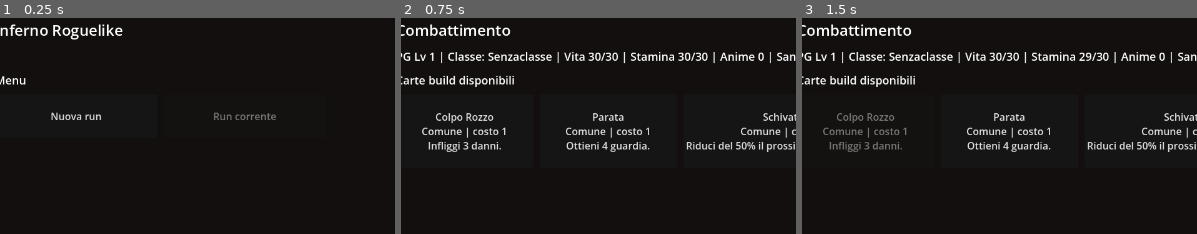
Above: before the commit, frames 1-3 (left to right).
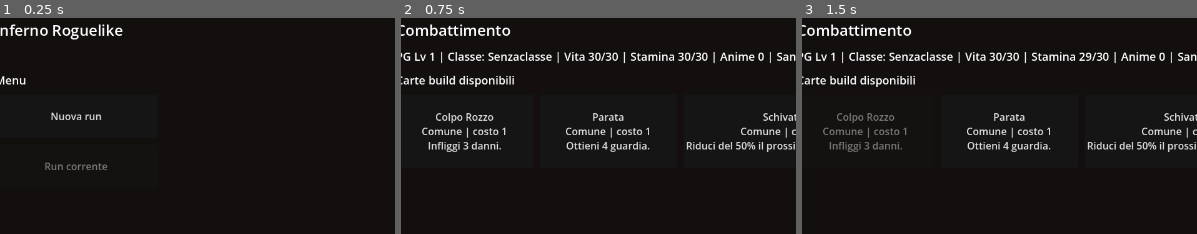
Above: after the commit, the same moments.

Repository: Chivas1504/Gioco
Game: Godot game, scene res://scenes/main.tscn
Two runs of this game, one before a commit and one after it. Both use one fixed random seed, a clock stepped at 60 frames per second and the inputs below.
Inputs:
- Up to frame 1 (0.25 s): no input
- Up to frame 2 (0.75 s): click "Nuova run" at 0.5 s
- Up to frame 3 (1.5 s): click "Colpo Rozzo Comune | costo 1 …" at 1.25 s
The pictures show only the part of the screen within x 1-51%, y 0-50%; the shares and areas given below are measured in that part.

The runs differ from the first frame. In frame 1, 0.5% of the frame differs, in the area x 11-70%, y 43-71%; in frame 2, nothing differs; in frame 3, nothing differs.

Commit message:
Fix safe area summary layout

Diff:
--- a/scripts/main.gd
+++ b/scripts/main.gd
@@ -214,6 +214,7 @@
 
 
 func _render_menu_buttons() -> void:
+	card_grid.columns = 1
 	for child in card_grid.get_children():
 		child.queue_free()
 
@@ -253,6 +254,7 @@
 
 
 func _render_cards() -> void:
+	card_grid.columns = 4
 	for child in card_grid.get_children():
 		child.queue_free()
 
@@ -276,15 +278,20 @@
 
 
 func _render_safe_summary() -> void:
+	card_grid.columns = 1
 	for child in card_grid.get_children():
 		child.queue_free()
 
 	var summary = Label.new()
+	summary.custom_minimum_size = Vector2(620, 0)
+	summary.size_flags_horizontal = Control.SIZE_EXPAND_FILL
 	summary.autowrap_mode = TextServer.AUTOWRAP_WORD_SMART
 	summary.text = "Riposa, spendi anime, scegli una carta o prosegui verso il prossimo combattimento."
 	card_grid.add_child(summary)
 
 	var stats = Label.new()
+	stats.custom_minimum_size = Vector2(620, 0)
+	stats.size_flags_horizontal = Control.SIZE_EXPAND_FILL
 	stats.autowrap_mode = TextServer.AUTOWRAP_WORD_SMART
 	stats.text = "Collezione: %d/%d | Loadout: %d/%d | Potenziamenti Ombra: %d" % [
 		run_state.collection.size(),
